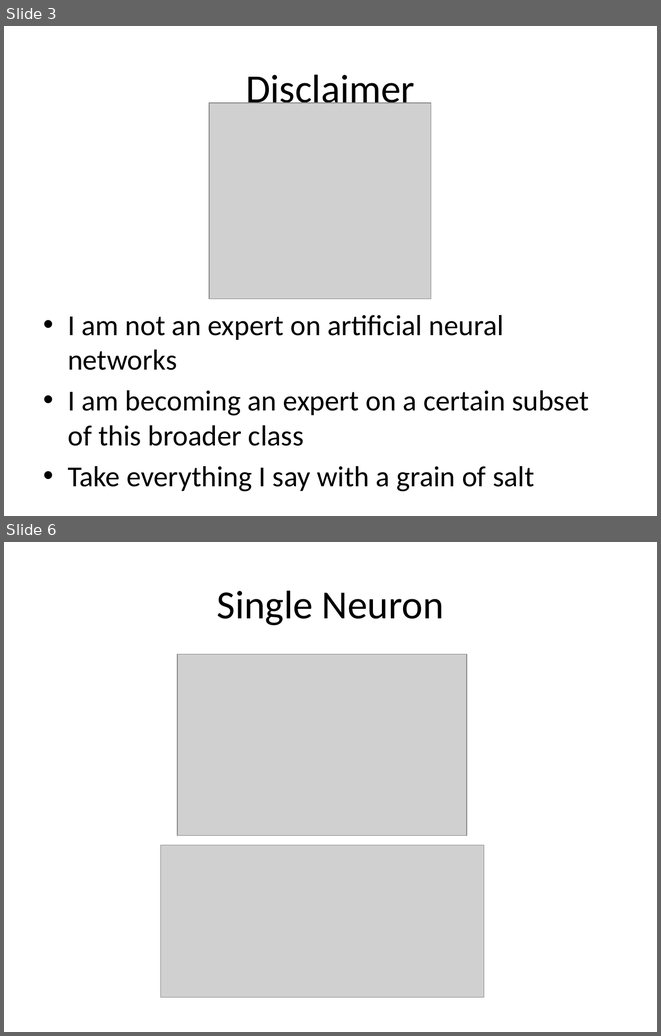
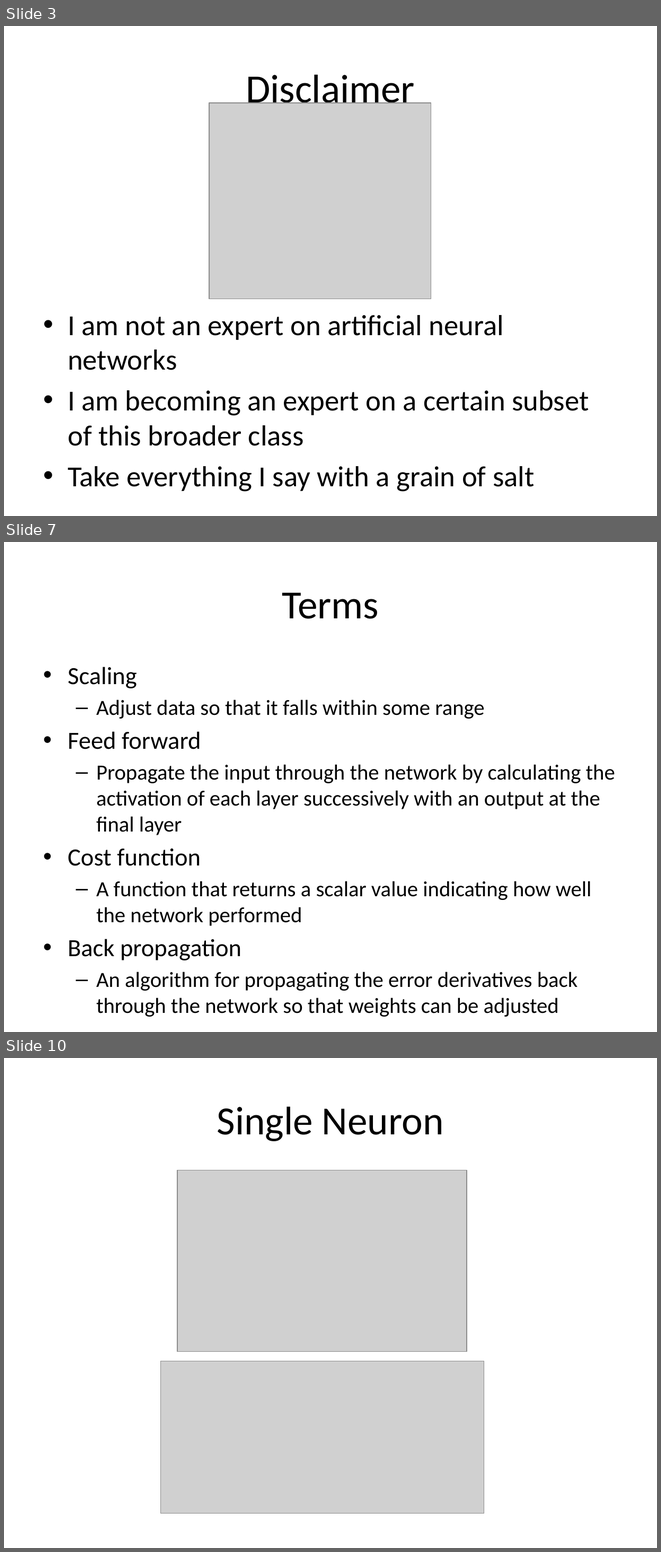
Before and after one commit to dlacombejr/MPCR_demo, a slide deck: aNN_presentation.pptx. Shown one above the other, each under a label of ours: slides 3 and 6 before the commit, slides 3, 7 and 10 after it; the slides between them are not shown. The pictures are 661x1036 and 661x1552 pixels, drawn with LibreOffice and Linux fonts; fonts in the diff are those of the drawing; grey boxes stand for pictures. Boxes give left, top, right and bottom in pixels: in the first picture for what was removed or moved away, otherwise in the second. Text is boxed around its words. In the diff, an @@ line names an element or a change of style, - is before the commit and + after.

```diff
--- a/aNN_presentation.pptx
+++ b/aNN_presentation.pptx
@@ slide 7 added at (x1=4, y1=542, x2=657, y2=1032), background #FFFFFF @@
@@ title added at (x1=282, y1=592, x2=379, y2=619), 44 pt, text #000000 @@
+Terms
@@ text added at (x1=68, y1=667, x2=615, y2=1016), 23.8 pt, text #000000 @@
+• Scaling
+  – Adjust data so that it falls within some range
+• Feed forward
+  – Propagate the input through the network by calculating the activation of each layer successively with an output at the final layer
+• Cost function
+  – A function that returns a scalar value indicating how well the network performed
+• Back propagation
+  – An algorithm for propagating the error derivatives back through the network so that weights can be adjusted
@@ what was slide 6 is now slide 10 @@
```
Also in this commit, not shown: 13 slides changed, 8 other slides added, 3 other files.
